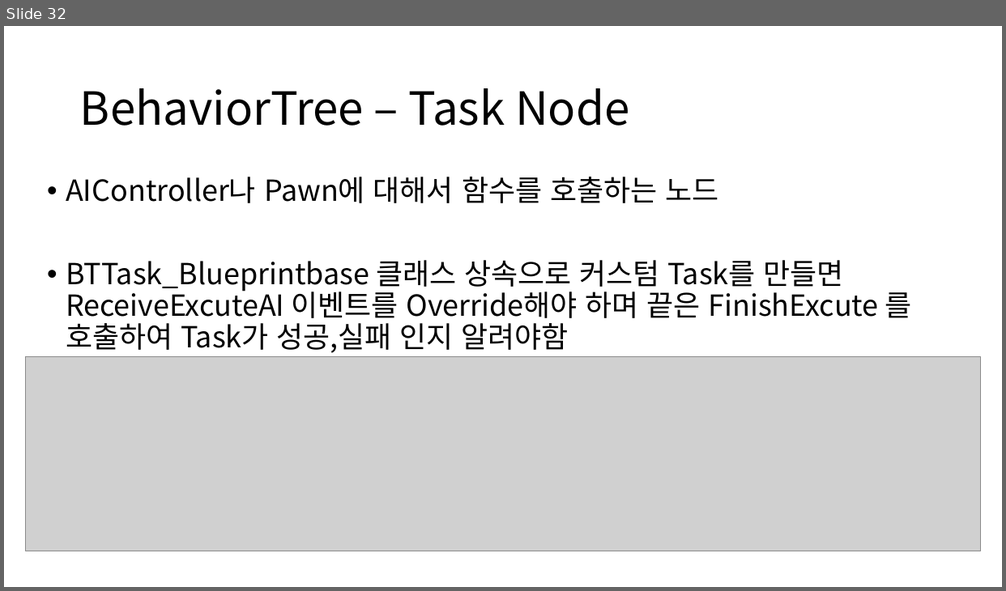
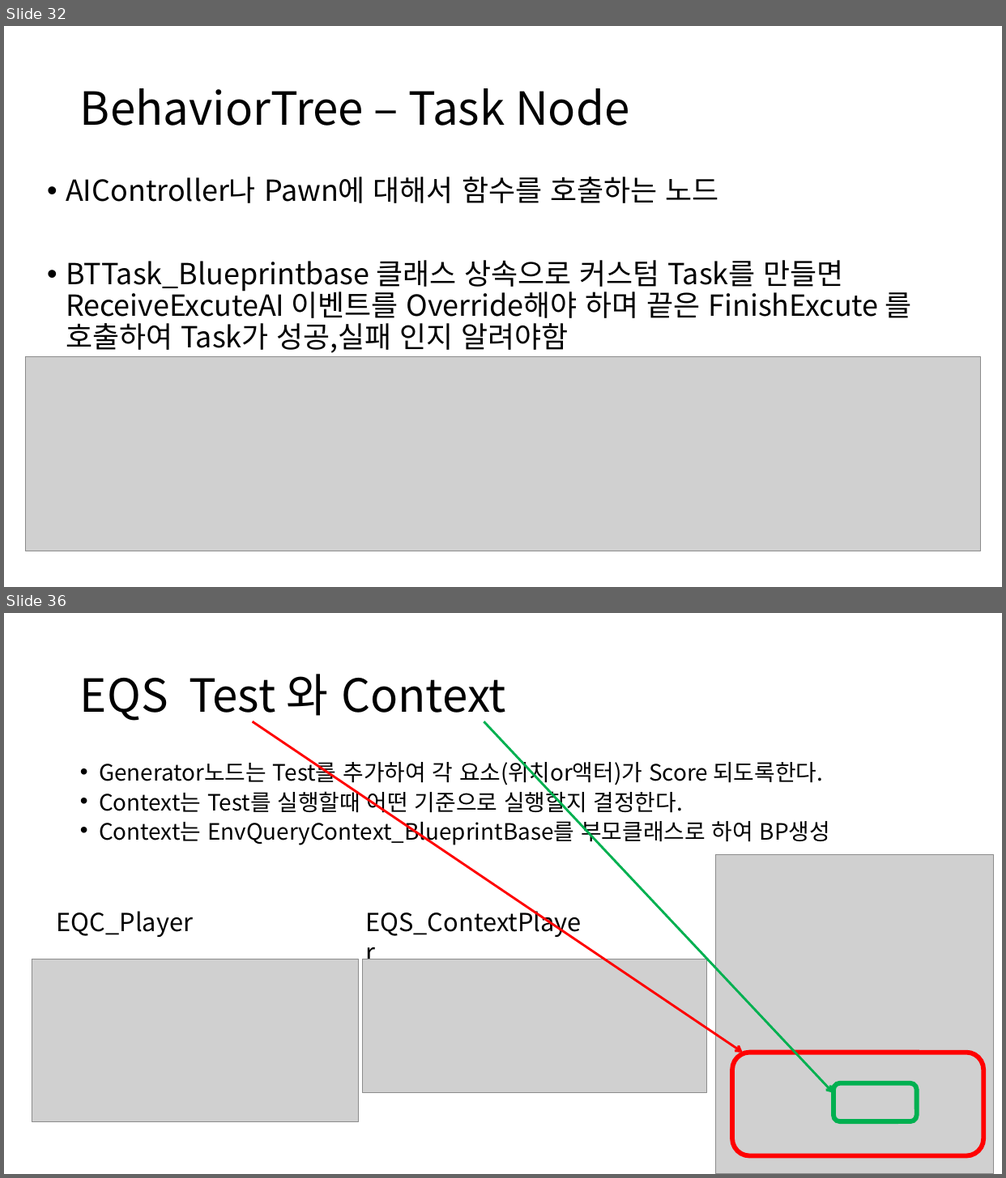
Before and after one commit to ldw9981/UE4_Blueprint, a slide deck: Day04/AI.pptx. Shown one above the other, each under a label of ours: slide 32 before the commit, slides 32 and 36 after it; the slides between them are not shown. The pictures are 1006x591 and 1006x1178 pixels, drawn with LibreOffice and Linux fonts; fonts in the diff are those of the drawing; grey boxes stand for pictures. Boxes give left, top, right and bottom in pixels: in the first picture for what was removed or moved away, otherwise in the second. Text is boxed around its words. In the diff, an @@ line names an element or a change of style, - is before the commit and + after.

```diff
--- a/Day04/AI.pptx
+++ b/Day04/AI.pptx
@@ slide 36 added at box(4, 613, 1002, 1174), background #FFFFFF @@
@@ title added at box(80, 674, 506, 724), 44 pt, text #000000 @@
+EQS Test 와 Context
@@ arrow added from (253, 722) to (743, 1053), #FF0000 2.25 pt @@
@@ arrow added from (484, 722) to (833, 1093), #00B050 2.25 pt @@
@@ text added at box(99, 759, 830, 845), 21.7 pt, text #000000 @@
+• Generator노드는 Test를 추가하여 각 요소(위치or액터)가 Score 되도록한다.
+• Context는 Test를 실행할때 어떤 기준으로 실행할지 결정한다.
+• Context는 EnvQueryContext_BlueprintBase를 부모클래스로 하여 BP생성
@@ picture added at box(715, 855, 994, 1174) @@
@@ text added at box(57, 911, 193, 937), 24 pt, text #000000 @@
+EQC_Player
@@ text added at box(365, 905, 581, 938), 24 pt, text #000000 @@
+EQS_ContextPlayer
@@ picture added at box(32, 960, 359, 1122) @@
@@ picture added at box(363, 960, 706, 1093) @@
@@ rounded rectangle added at box(732, 1053, 984, 1156), outline #FF0000 4.5 pt @@
@@ rounded rectangle added at box(833, 1083, 917, 1122), outline #00B050 4.5 pt @@
```
Also in this commit, not shown: 1 slide changed, 7 other slides added, 18 other files.
